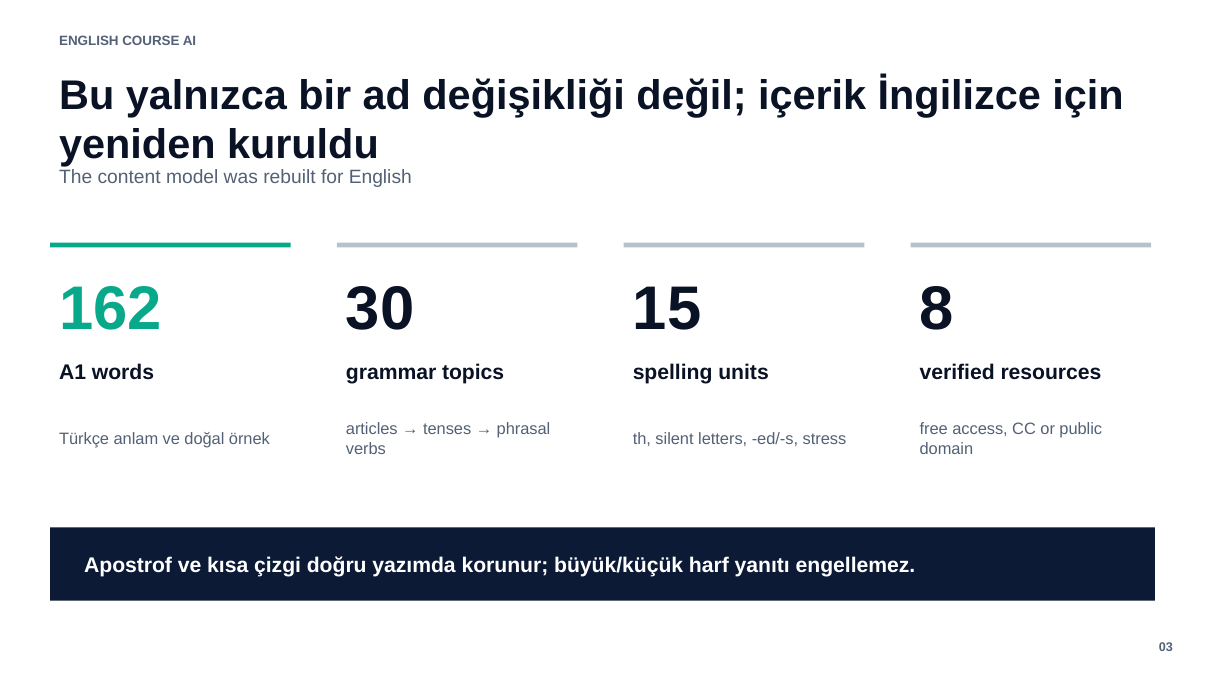
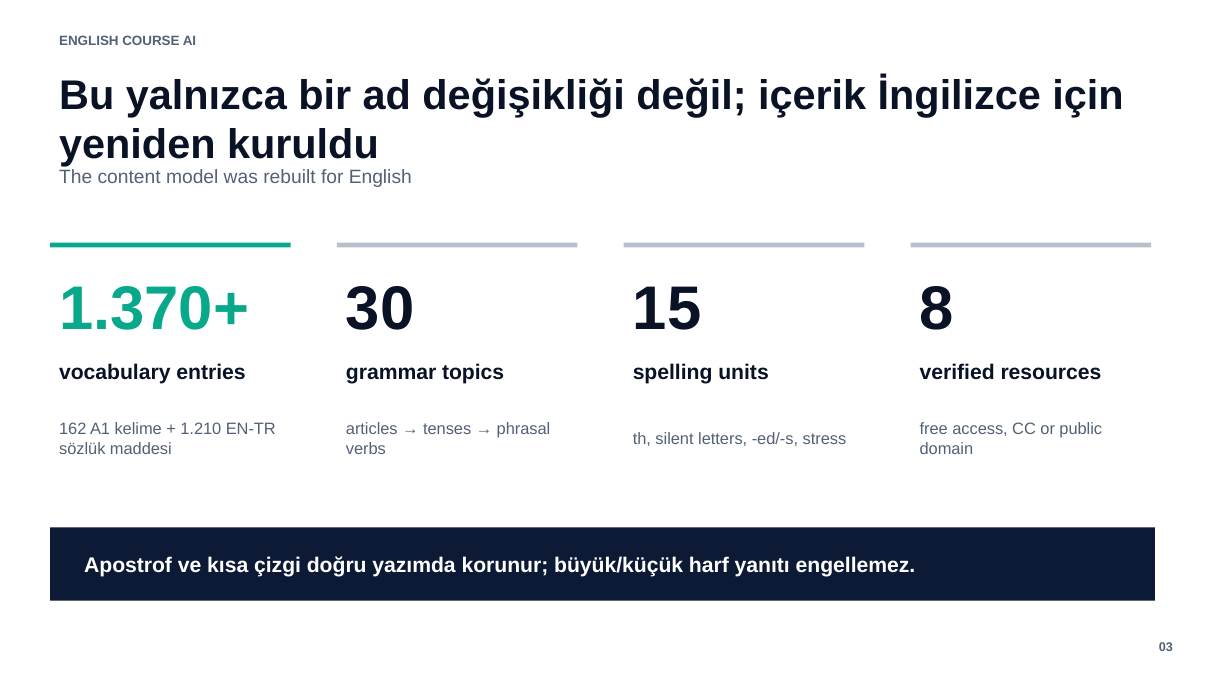
Before and after one commit to Azizsekerdil/EnglishCourseAI, a slide deck: slide 3 of docs/presentation/English-Course-AI-Bilingual.pptx. Drawn at 1232x693 pixels with LibreOffice and Linux fonts; fonts in the diff are those of the drawing. Boxes give left, top, right and bottom in pixels: in the first picture for what was removed or moved away, otherwise in the second. Text is boxed around its words. In the diff, an @@ line names an element or a change of style, - is before the commit and + after.

```diff
--- a/docs/presentation/English-Course-AI-Bilingual.pptx
+++ b/docs/presentation/English-Course-AI-Bilingual.pptx
@@ text at [59,286,249,330]: text changed @@
-162
+1.370+
@@ text at [59,363,245,384]: text changed @@
-A1 words
+vocabulary entries
@@ text at [59,422,276,454]: text changed @@
-Türkçe anlam ve doğal örnek
+162 A1 kelime + 1.210 EN-TR sözlük maddesi
```
Also in this commit, not shown: 1 other slide changed, 11 other files.
